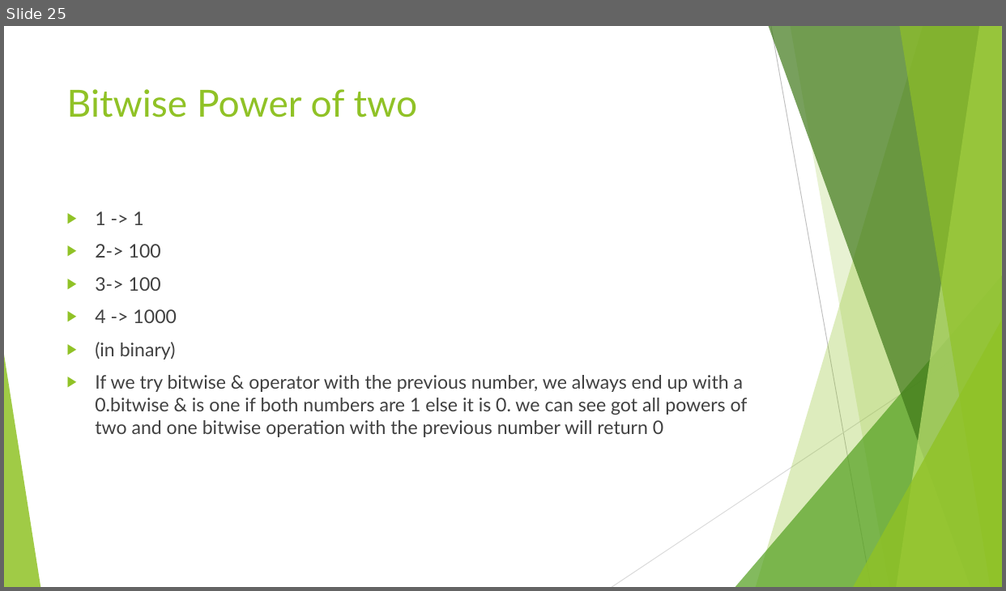
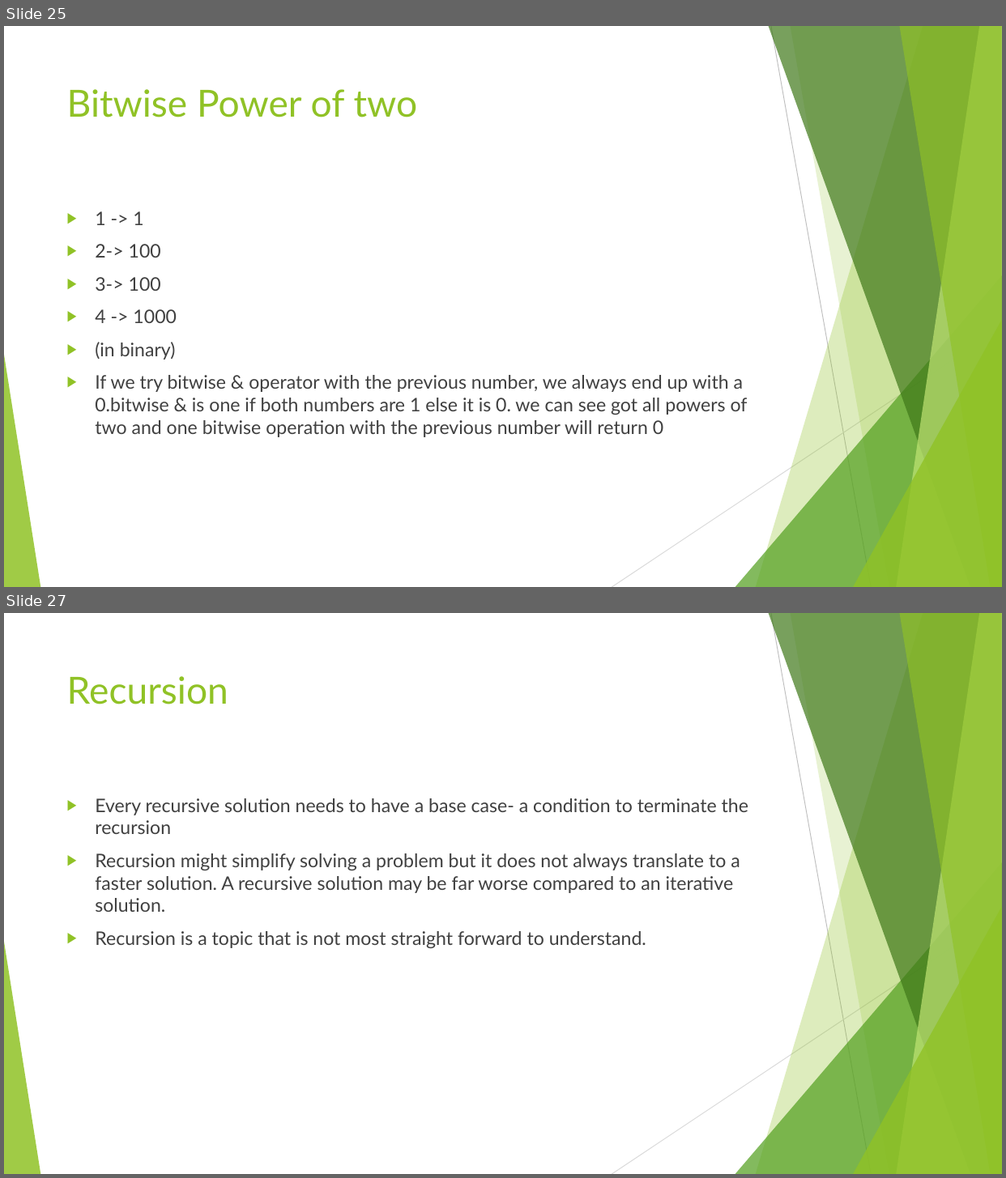
Before and after one commit to divyaparyani67/DSA, a slide deck: DSA- Learning.pptx. Shown one above the other, each under a label of ours: slide 25 before the commit, slides 25 and 27 after it; the slides between them are not shown. The pictures are 1006x591 and 1006x1178 pixels, drawn with LibreOffice and Linux fonts; fonts in the diff are those of the drawing. Boxes give left, top, right and bottom in pixels: in the first picture for what was removed or moved away, otherwise in the second. Text is boxed around its words. In the diff, an @@ line names an element or a change of style, - is before the commit and + after.

Commit message:
recusion fibionacci problem

```diff
--- a/DSA- Learning.pptx
+++ b/DSA- Learning.pptx
@@ slide 27 added at (4, 613, 1002, 1174), background #FFFFFF; not listed: 10 template elements that a slide beside it also shows @@
@@ title added at (67, 676, 228, 705), 36 pt, text #90C226 @@
+Recursion
@@ text added at (95, 798, 748, 948), 18 pt, text #404040 @@
+▶ Every recursive solution needs to have a base case- a condition to terminate the recursion
+▶ Recursion might simplify solving a problem but it does not always translate to a faster solution. A recursive solution may be far worse compared to an iterative solution.
+▶ Recursion is a topic that is not most straight forward to understand.
```
Also in this commit, not shown: 1 slide changed, 6 other slides added, 1 other file.
